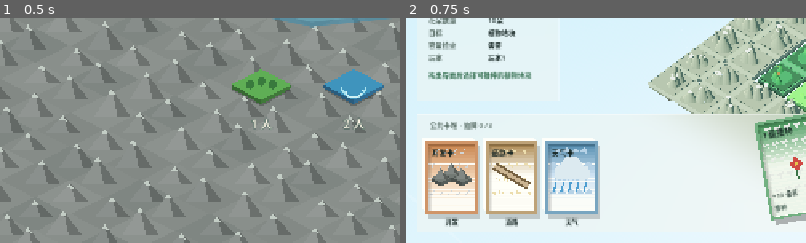
Above: before the commit, frames 1-2 (left to right).
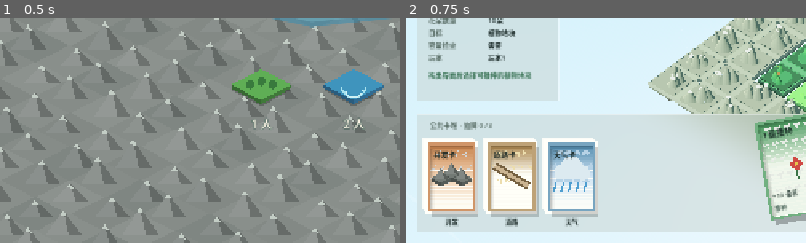
Above: after the commit, the same moments.

Repository: KurtZhang01/growcassonne
Game: Godot game, scene res://scenes/main.tscn
The game is run twice, just before and just after one commit, with the same random seed, the same clock (stepped at 60 frames per second) and the same inputs.
Inputs (mouse positions are % of the whole screen's width and height, from its top left):
- Up to frame 1 (0.5 s): no input
- Up to frame 2 (0.75 s): tap Enter at 0.5 s; move the mouse to (72, 45) at 0.52 s; tap 1 at 0.6 s; click (72, 45) at 0.67 s
The pictures show only the part of the screen within x 0-50%, y 50-100%; the shares and areas given below are measured in that part.

Frame 1 is identical in both runs. In frame 2, 5.9% of the frame differs, in the area x 4-49%, y 54-90%.

Commit message:
Darken frosted panels and unify deck cards

Diff:
--- a/scripts/main3d.gd
+++ b/scripts/main3d.gd
@@ -227,7 +227,8 @@
 	for panel_index in 4:
 		var panel = ColorRect.new(); panel.mouse_filter = Control.MOUSE_FILTER_IGNORE
 		var glass_material = ShaderMaterial.new(); glass_material.shader = UI_FROSTED_GLASS_SHADER
-		glass_material.set_shader_parameter("tint_color", Color(0.96, 0.96, 0.93, 0.42 if panel_index == 0 else (0.44 if panel_index == 3 else 0.40)))
+		var tint_strength = 0.40 if panel_index == 0 else (0.43 if panel_index == 3 else 0.42)
+		glass_material.set_shader_parameter("tint_color", Color(0.76, 0.80, 0.78, tint_strength))
 		glass_material.set_shader_parameter("blur_lod", 3.2 if panel_index < 3 else 3.4)
 		glass_material.set_shader_parameter("blur_radius", 10.0 if panel_index == 0 else 12.0)
 		panel.material = glass_material; ui_glass_root.add_child(panel); ui_glass_panels.append(panel)
@@ -3753,7 +3754,9 @@
 		if hovered_deck_index == i and state == S.DRAW_CARDS: rect.position.y -= 4.0
 		for layer in range(2, 0, -1):
 			ui_ctrl.draw_rect(Rect2(rect.position + Vector2(-layer * 3.0, -layer * 3.0), rect.size), Color(1.0, 1.0, 0.98, 0.90), true)
-		_draw_card_component(cards[i], rect, font, ink, muted, ui_preview_mode == "deck" and ui_preview_index == i, 0.0, false)
+		# The top card uses the same white paper stock as the two visible cards below it.
+		ui_ctrl.draw_rect(rect, Color(1.0, 1.0, 0.98, 0.98), true)
+		_draw_card_component(cards[i], rect.grow(-3.0), font, ink, muted, ui_preview_mode == "deck" and ui_preview_index == i, 0.0, false)
 		if state != S.DRAW_CARDS: ui_ctrl.draw_rect(rect.grow(-4.0), Color(0.20, 0.24, 0.22, 0.16), true)
 		ui_ctrl.draw_string(font, Vector2(rect.position.x, rect.end.y + 18), ["开发", "道路", "天气"][i], HORIZONTAL_ALIGNMENT_CENTER, rect.size.x, 10, ink if state == S.DRAW_CARDS else muted)
 
